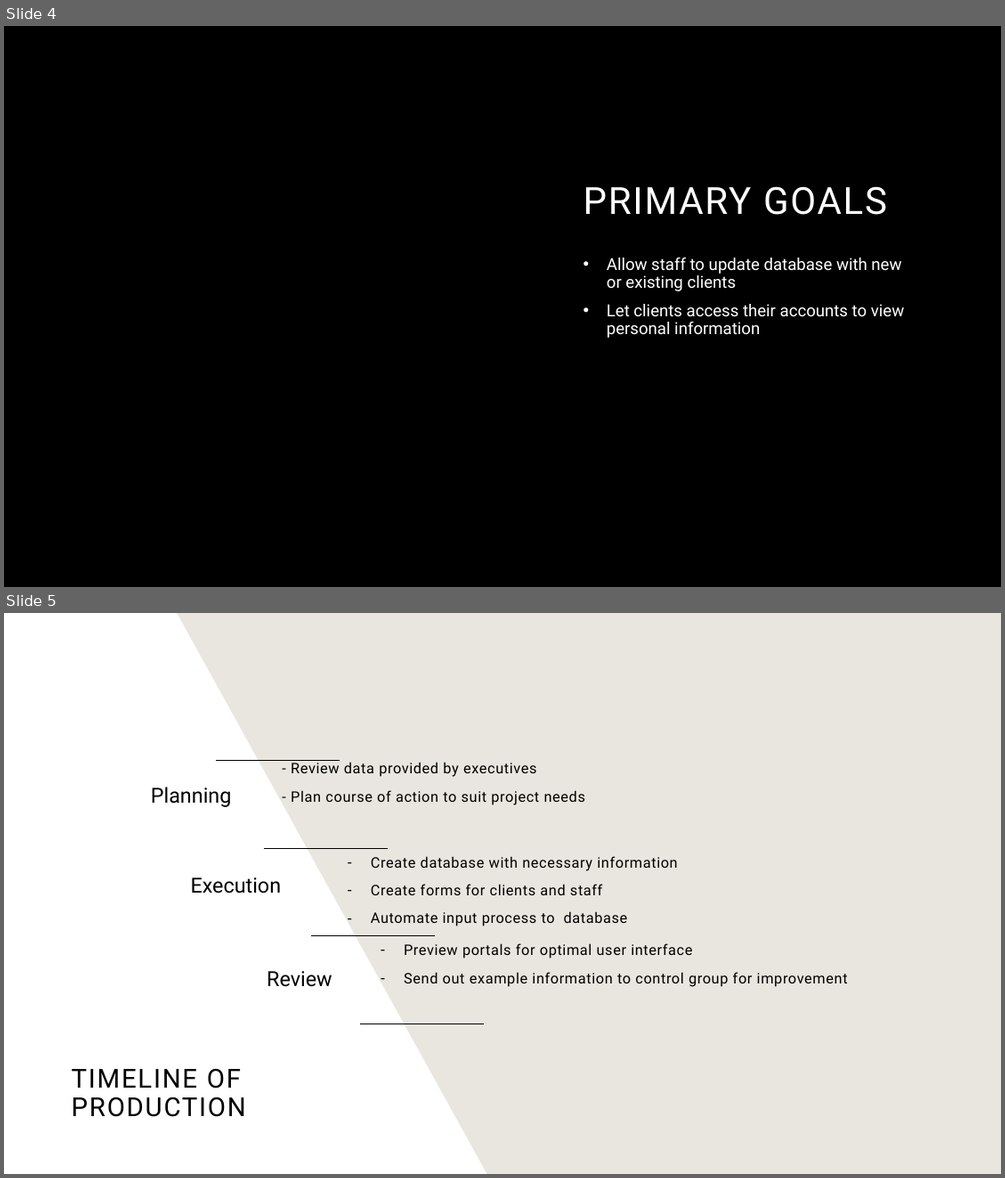
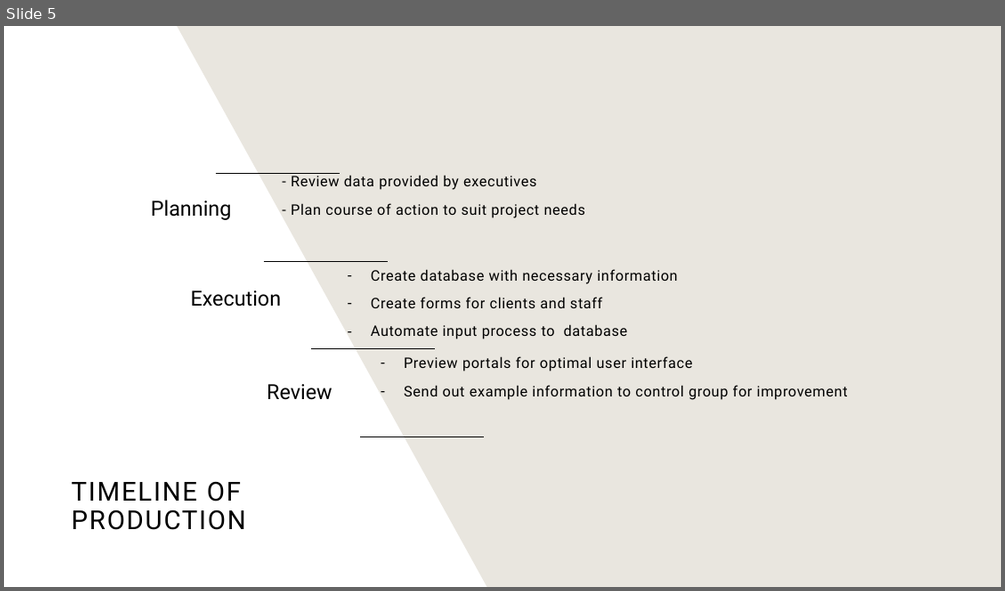
Before and after one commit to b-p2000/Data_Analyst, a slide deck: App Capstone/Bank 170 App Capstone.pptx. Shown one above the other, each under a label of ours: slides 4 and 5 before the commit, slide 5 after it. The pictures are 1005x1178 and 1005x591 pixels, drawn with LibreOffice and Linux fonts; fonts in the diff are those of the drawing; background and template pictures are left out. Boxes give left, top, right and bottom in pixels: in the first picture for what was removed or moved away, otherwise in the second. Text is boxed around its words. In the diff, an @@ line names an element or a change of style, - is before the commit and + after.

```diff
--- a/App Capstone/Bank 170 App Capstone.pptx
+++ b/App Capstone/Bank 170 App Capstone.pptx
@@ slide 4 removed at <box>4,26,1001,587</box>, background #000000 @@
@@ title removed at <box>583,186,887,215</box> @@
-PRIMARY GOALS
@@ subtitle removed at <box>607,257,904,338</box> @@
-• Allow staff to update database with new or existing clients
-• Let clients access their accounts to view personal information
```
Also in this commit, not shown: 3 slides changed, 2 slides added, 1 other slide removed, 5 other files.
